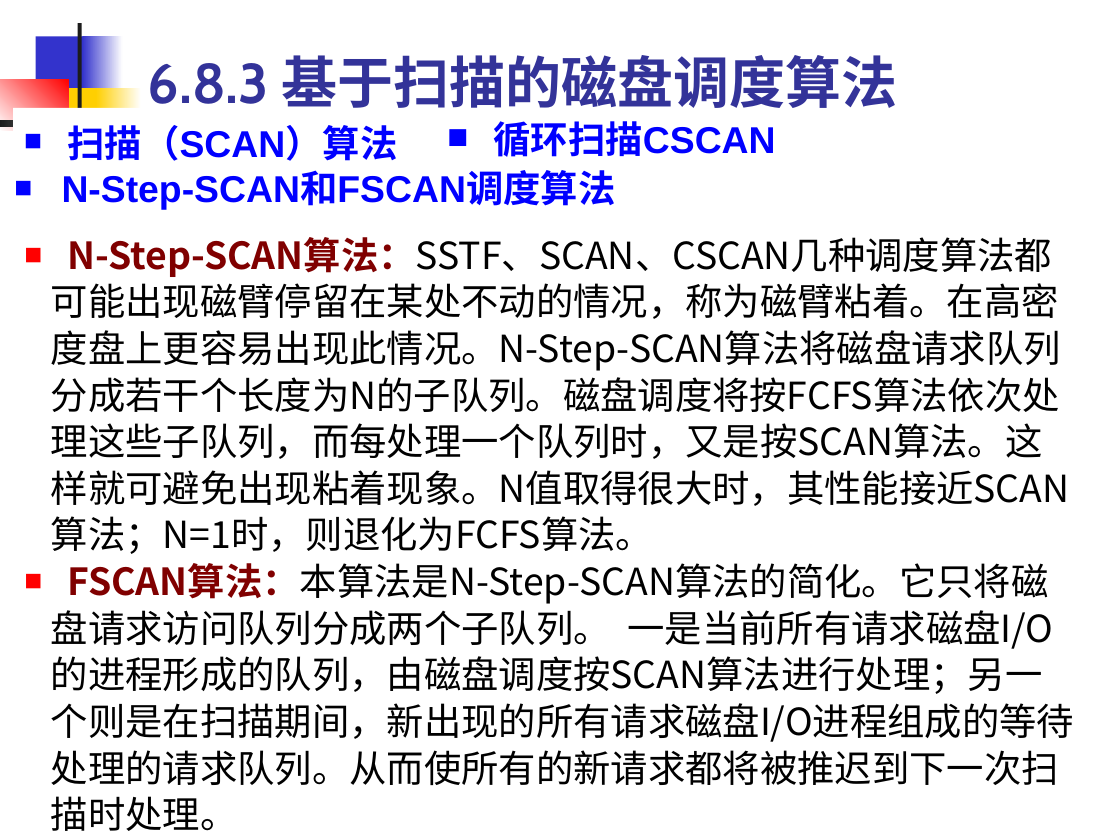
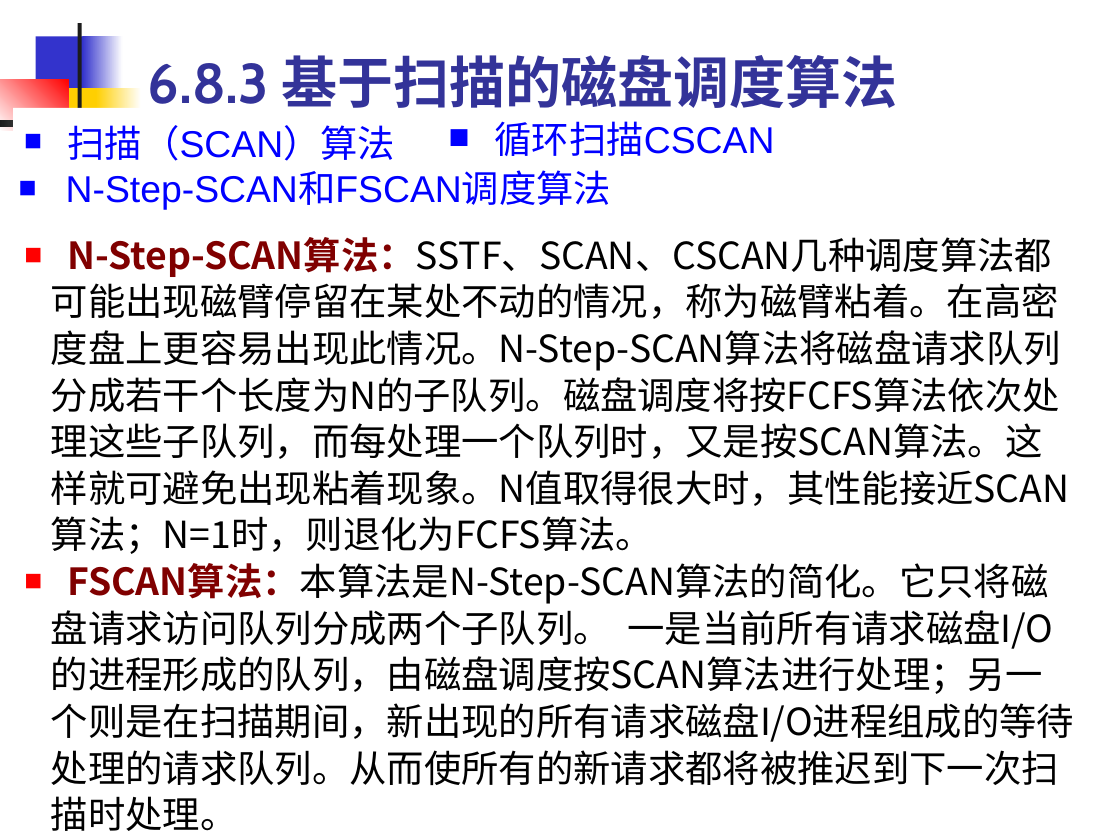
Before and after one commit to edu2act/course-OS, a slide deck: slide 73 of materials/slides/OS_Chap 6.ppt. Drawn at 1120x840 pixels with LibreOffice and Linux fonts; fonts in the diff are those of the drawing. Boxes give left, top, right and bottom in pixels: in the first picture for what was removed or moved away, otherwise in the second. Text is boxed around its words. In the diff, an @@ line names an element or a change of style, - is before the commit and + after.

```diff
--- a/materials/slides/OS_Chap 6.ppt
+++ b/materials/slides/OS_Chap 6.ppt
@@ bold off in 3 elements at <box>494,121,774,156</box>, <box>66,172,612,209</box>, <box>68,125,396,161</box> @@
```
Also in this commit, not shown: 29 other slides changed, 3 other files.
